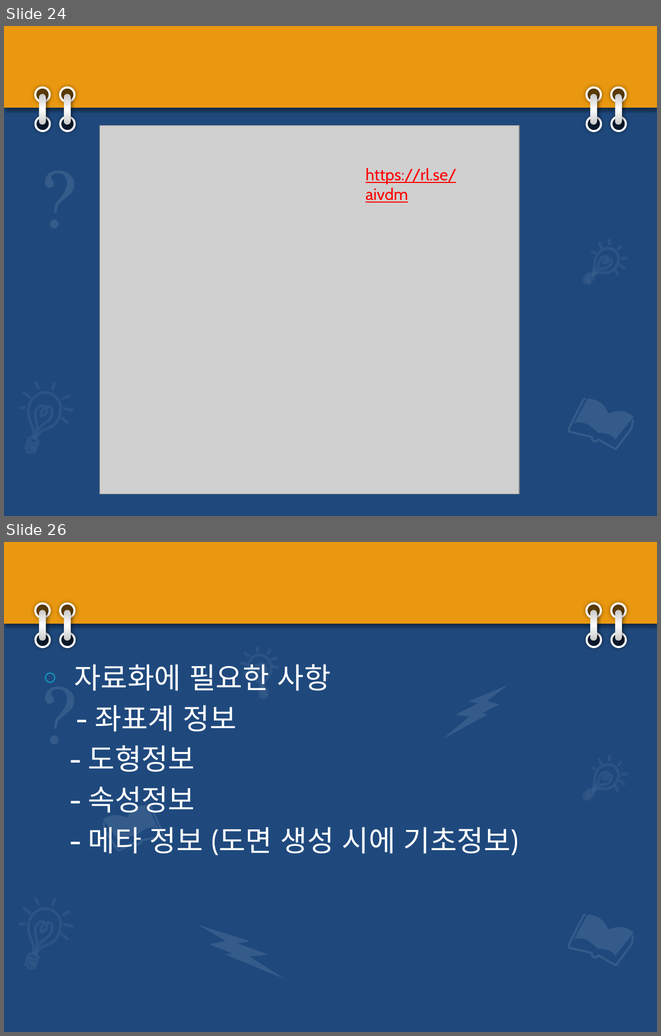
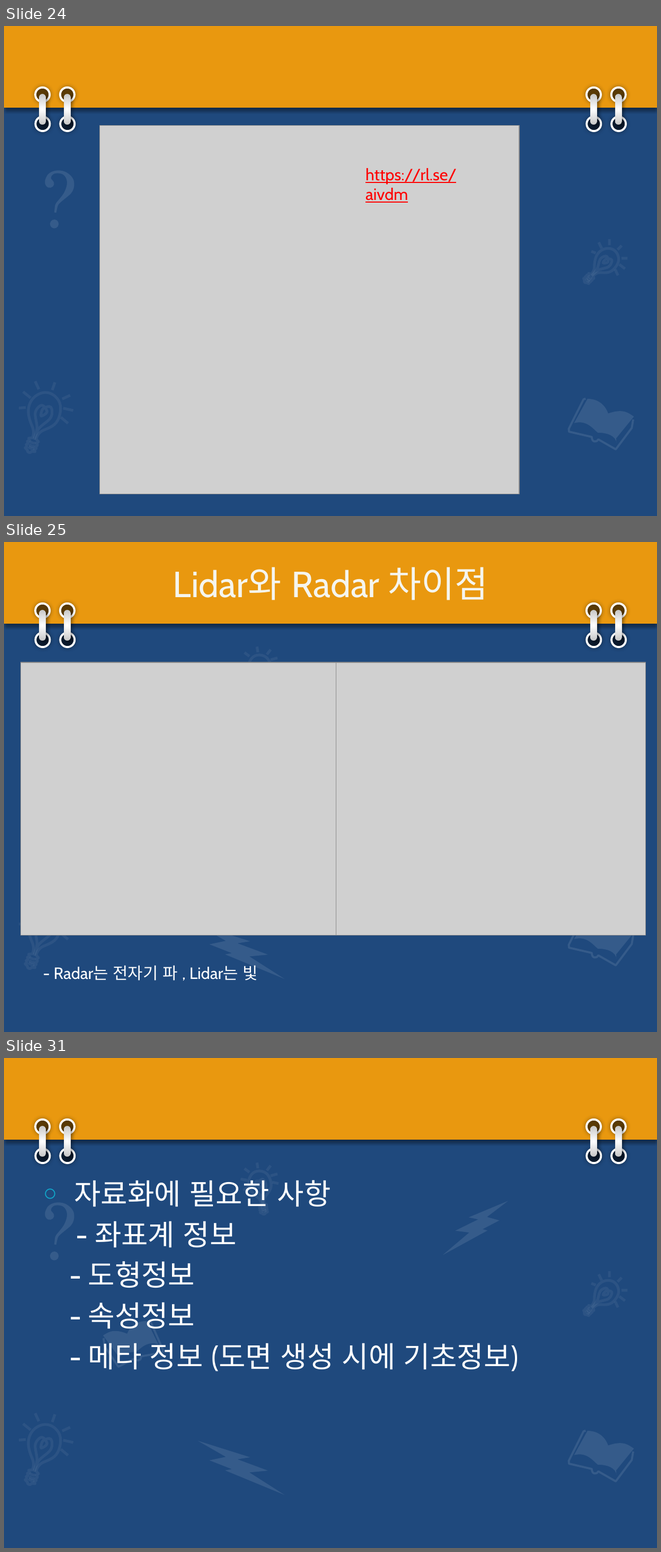
Before and after one commit to aliasgis/uostech, a slide deck: 측량정보공학특론.pptx. Shown one above the other, each under a label of ours: slides 24 and 26 before the commit, slides 24, 25 and 31 after it; the slides between them are not shown. The pictures are 661x1036 and 661x1552 pixels, drawn with LibreOffice and Linux fonts; fonts in the diff are those of the drawing; grey boxes stand for pictures. Boxes give left, top, right and bottom in pixels: in the first picture for what was removed or moved away, otherwise in the second. Text is boxed around its words. In the diff, an @@ line names an element or a change of style, - is before the commit and + after.

```diff
--- a/측량정보공학특론.pptx
+++ b/측량정보공학특론.pptx
@@ slide 25 added at box(4, 542, 657, 1032), background #1F497D; not listed: 30 template elements that a slide beside it also shows @@
@@ title added at box(173, 567, 488, 600), 40 pt, text #F5F5EE @@
+Lidar와 Radar 차이점
@@ picture added at box(21, 662, 336, 935) @@
@@ picture added at box(336, 662, 645, 935) @@
@@ text added at box(54, 965, 257, 980), 18 pt, text #FFFFFF @@
+- Radar는 전자기 파 , Lidar는 빛
@@ what was slide 26 is now slide 31 @@
```
Also in this commit, not shown: 2 slides changed, 22 other slides added, 1 slide removed, 2 other files.
